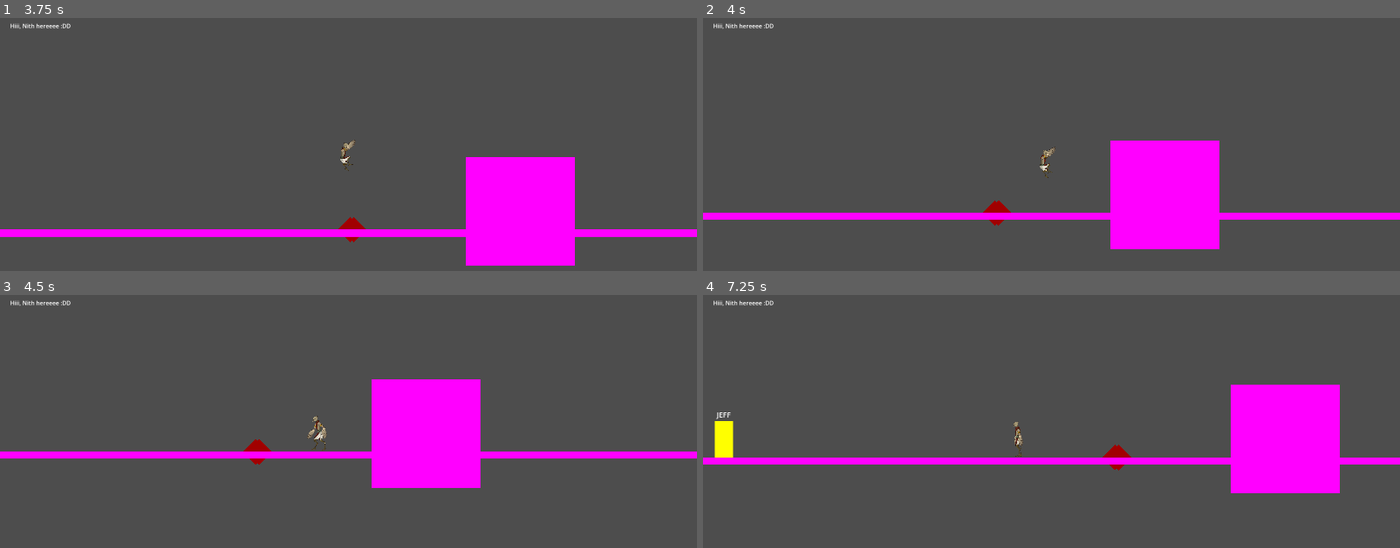
Above: before the commit, frames 1-4 (two rows, left to right).
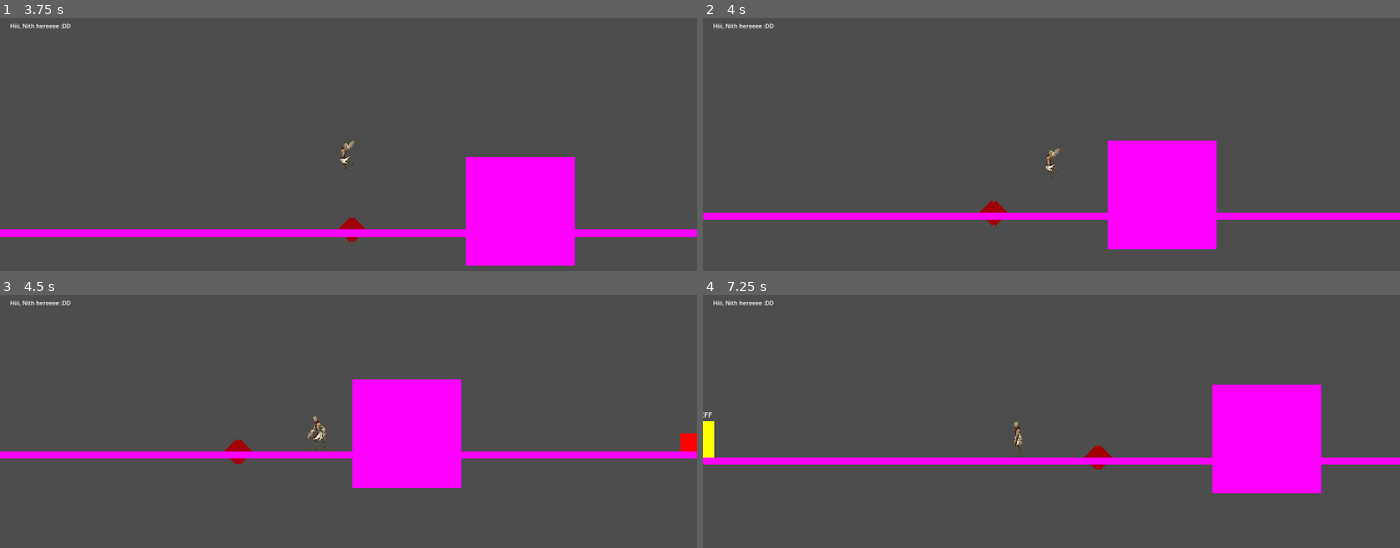
Above: after the commit, the same moments.

Repository: M4przybysz/Kamen-z-serca
Game: Godot game, scene res://src/main/main.tscn
The game is run twice, just before and just after one commit, with the same random seed, the same clock (stepped at 60 frames per second) and the same inputs.
Inputs (mouse positions are in pixels of both pictures, inside the frame that each line leads up to):
- Up to frame 1 (3.75 s): move the mouse to (501, 174) at 0.52 s; hold D (move_right) 0.53-2.03 s; tap Mouse wheel down (change_feather_down) at 0.6 s; tap Space (jump) at 0.77, 1.52, 3.02 s; move the mouse to (209, 212) at 1.27 s; tap Mouse wheel up (change_feather_up) at 1.35 s; move the mouse to (418, 109) at 2.02 s; hold A (move_left) 2.03-2.78 s; tap Middle mouse button (feather_throw) at 2.1 s; move the mouse to (outside the picture) at 2.77 s; hold D (move_right) from 2.78 s (still down); tap Q (shield_use) at 2.85 s; move the mouse to (557, 253) at 3.52 s; tap Shift (slide_and_air_dash) at 3.6 s
- Up to frame 2 (4 s): keep holding D (move_right); tap Space (jump) at 3.77 s
- Up to frame 3 (4.5 s): move the mouse to (139, 411) at 4.27 s; release D (move_right) at 4.28 s; hold A (move_left) from 4.28 s (still down); right-click (139, 411) at 4.35 s
- Up to frame 4 (7.25 s): tap Space (jump) at 4.52, 6.02, 6.77 s; move the mouse to (1086, 472) at 5.02 s; release A (move_left) at 5.03 s; hold D (move_right) 5.03-5.78 s; click (1086, 472) at 5.1 s; move the mouse to (946, 373) at 5.77 s; hold A (move_left) from 5.78 s (still down); tap Mouse wheel down (change_feather_down) at 5.85 s; move the mouse to (1204, 451) at 6.52 s; tap Mouse wheel up (change_feather_up) at 6.6 s

Frame 1 is identical in both runs. In frame 2, 0.6% of the frame differs, in the area x 39-75%, y 48-92%; in frame 3, 2.8%; in frame 4, 3.1%, in the area x 0-92%, y 35-79%.

Commit message:
Added a state machine and base for enemy behaviour

Diff:
--- a/la_creatura_game/src/gameplay/gameplay.tscn
+++ b/la_creatura_game/src/gameplay/gameplay.tscn
@@ -1,7 +1,8 @@
-[gd_scene load_steps=11 format=3 uid="uid://w86chk0k7rbt"]
+[gd_scene load_steps=12 format=3 uid="uid://w86chk0k7rbt"]
 
 [ext_resource type="Script" path="res://src/gameplay/gameplay.gd" id="1_i11ig"]
 [ext_resource type="PackedScene" uid="uid://ctso286u1j6so" path="res://src/player/player.tscn" id="1_m47ch"]
+[ext_resource type="PackedScene" uid="uid://df6sgaa02ae60" path="res://src/templates/characters/enemy_template.tscn" id="2_njelw"]
 [ext_resource type="PackedScene" uid="uid://c4ffy2ihhl0s2" path="res://src/ui/ui.tscn" id="3_2j3cv"]
 [ext_resource type="PackedScene" uid="uid://bcep0b81sj6pl" path="res://src/test_elements/enemy/Spike_test.tscn" id="3_i21sc"]
 [ext_resource type="PackedScene" uid="uid://dtdi70vm2ahdn" path="res://src/menus/death_menu/death_menu.tscn" id="5_r6rdt"]
@@ -21,6 +22,9 @@
 [node name="Gameplay" type="Node2D"]
 process_mode = 1
 script = ExtResource("1_i11ig")
+
+[node name="EnemyTemplate" parent="." instance=ExtResource("2_njelw")]
+position = Vector2(2404, 591)
 
 [node name="Player" parent="." instance=ExtResource("1_m47ch")]
 position = Vector2(500, 400)
--- a/la_creatura_game/src/player/player.tscn
+++ b/la_creatura_game/src/player/player.tscn
@@ -237,7 +237,7 @@
 [node name="Timers" type="Node" parent="."]
 
 [node name="SlideTimer" type="Timer" parent="Timers"]
-wait_time = 0.3
+wait_time = 0.5
 
 [node name="WingAttackTimer" type="Timer" parent="Timers"]
 wait_time = 0.5
--- a/la_creatura_game/src/templates/characters/enemy_template.gd
+++ b/la_creatura_game/src/templates/characters/enemy_template.gd
@@ -3,13 +3,22 @@
 @onready var animated_sprite_2d: AnimatedSprite2D = $AnimatedSprite2D
 @onready var normal_collision: CollisionShape2D = $NormalCollision
 @onready var hurtbox_collision: CollisionShape2D = $Hurtbox/CollisionShape2D
-@onready var timers: Node = $Timers
+@onready var idle_range_collision: CollisionShape2D = $MovementRange/IdleRange/CollisionShape2D
+@onready var combat_range_collision: CollisionShape2D = $MovementRange/CombatRange/CollisionShape2D
+@onready var example_attack_collision: CollisionShape2D = $Attacks/ExampleAttack/CollisionShape2D
+@onready var reset_hp_timer: Timer = $Timers/ResetHPTimer
 
+
+# Movement variables
 @export var movement_speed = 300.0
 @export var jump_velocity = -400.0
+var starting_point: Vector2
+@export var idle_distance: int = 250
+@export var combat_distance: int = 500
 
 # Combat variables
-var hp: int = 3
+@export var max_hp: int = 3
+var hp: int
 var dmg_source_count = 0
 var dmg_taken = 0
 var dmg_dictionary = { # Disctionary used to determine the dmg taken by the player by the name of the enemy's attack
@@ -24,6 +33,17 @@
 var state = "idle"
 var direction = 0
 var last_direction = 1
+var seesPlayer = false
+var playerTooFar = true
+var playerInRange = false
+
+func _ready() -> void:
+	starting_point = global_position
+	idle_range_collision.shape.size.x = idle_distance
+	idle_range_collision.position.x = idle_distance/2 + 35
+	combat_range_collision.shape.size.x = combat_distance
+	combat_range_collision.position.x = combat_distance/2 + 35
+	hp = max_hp
 
 func _physics_process(delta: float) -> void:
 	# Add the gravity.
@@ -31,11 +51,11 @@
 		velocity += get_gravity() * delta
 
 	# Decide what to do
-	state_machine(state)
+	state_machine()
 
 	# Animate enemy
 	flip_h(direction)
-	animate_self(state)
+	animated_sprite_2d.play(state)
 
 	velocity.x = direction * movement_speed
 
@@ -44,17 +64,46 @@
 #########################################
 # State machine handling
 #########################################
-func state_machine(state):
-	pass
+func state_machine():
+	match state:
+		"idle":
+			if seesPlayer:
+				state = "combat"
+			else:
+				state = "idle_movement"
+		"idle_movement":
+			if seesPlayer:
+				state = "combat"
+			else:
+				pass
+		"combat":
+			if !seesPlayer:
+				state = "idle"
+			elif playerTooFar:
+				state = "combat_movement"
+			elif playerInRange:
+				state = "attack"
+		"combat_movement":
+			if playerInRange:
+				state = "combat"
+			else:
+				pass
+		"attack":
+			if playerTooFar:
+				state = "combat"
+			else:
+				pass
+		_:
+			print("undefined state")
 
 #########################################
-# Animation handling
+# Direction change handling
 #########################################
-func animate_self(state):
-	pass
-
 func flip_h(direction):
-	pass
+	if direction > 0:
+		animated_sprite_2d.flip_h = false
+	elif direction < 0:
+		animated_sprite_2d.flip_h = true
 
 #########################################
 # Hitboxes and hurtboxes handling
@@ -75,11 +124,13 @@
 #########################################
 # Timers handling
 #########################################
+func _on_reset_hp_timer_timeout() -> void:
+	hp = max_hp
 
 #########################################
 # Combat handling
 #########################################
-func decrease_hp(value: int):
+func decrease_hp(value: int) -> void:
 	if hp - value > 0:
 		hp -= value
 	else:
@@ -87,3 +138,15 @@
 	if hp <= 0:
 		# Delete enemy
 		pass
+
+func attack() -> void:
+	pass
+
+func checkDistanceTooPlayer() -> void:
+	pass
+
+func _on_idle_range_area_entered(area: Area2D) -> void:
+	pass # Replace with function body.
+
+func _on_combat_range_area_exited(area: Area2D) -> void:
+	pass # Replace with function body.
--- a/la_creatura_game/src/templates/characters/enemy_template.tscn
+++ b/la_creatura_game/src/templates/characters/enemy_template.tscn
@@ -1,12 +1,21 @@
-[gd_scene load_steps=5 format=3 uid="uid://df6sgaa02ae60"]
+[gd_scene load_steps=8 format=3 uid="uid://df6sgaa02ae60"]
 
 [ext_resource type="Script" path="res://src/templates/characters/enemy_template.gd" id="1_n7tus"]
+
+[sub_resource type="RectangleShape2D" id="RectangleShape2D_8b82t"]
+size = Vector2(20, 50)
+
+[sub_resource type="RectangleShape2D" id="RectangleShape2D_y1al6"]
+size = Vector2(20, 50)
 
 [sub_resource type="RectangleShape2D" id="RectangleShape2D_dfvyj"]
 size = Vector2(70, 50)
 
 [sub_resource type="RectangleShape2D" id="RectangleShape2D_bl10x"]
 size = Vector2(70, 50)
+
+[sub_resource type="RectangleShape2D" id="RectangleShape2D_li7yr"]
+size = Vector2(90, 50)
 
 [sub_resource type="SpriteFrames" id="SpriteFrames_mbqbr"]
 animations = [{
@@ -21,10 +30,22 @@
 
 [node name="Timers" type="Node" parent="."]
 
-[node name="ColorRect" type="ColorRect" parent="."]
-offset_right = 70.0
-offset_bottom = 50.0
-color = Color(1, 0, 0, 1)
+[node name="ResetHPTimer" type="Timer" parent="Timers"]
+wait_time = 10.0
+
+[node name="MovementRange" type="Node2D" parent="."]
+
+[node name="IdleRange" type="Area2D" parent="MovementRange"]
+
+[node name="CollisionShape2D" type="CollisionShape2D" parent="MovementRange/IdleRange"]
+position = Vector2(0, 25)
+shape = SubResource("RectangleShape2D_8b82t")
+
+[node name="CombatRange" type="Area2D" parent="MovementRange"]
+
+[node name="CollisionShape2D" type="CollisionShape2D" parent="MovementRange/CombatRange"]
+position = Vector2(0, 25)
+shape = SubResource("RectangleShape2D_y1al6")
 
 [node name="NormalCollision" type="CollisionShape2D" parent="."]
 position = Vector2(35, 25)
@@ -36,7 +57,32 @@
 position = Vector2(35, 25)
 shape = SubResource("RectangleShape2D_bl10x")
 
+[node name="Attacks" type="Node2D" parent="."]
+
+[node name="ExampleAttack" type="Area2D" parent="Attacks"]
+
+[node name="CollisionShape2D" type="CollisionShape2D" parent="Attacks/ExampleAttack"]
+position = Vector2(45, 25)
+shape = SubResource("RectangleShape2D_li7yr")
+
+[node name="ColorRect" type="ColorRect" parent="Attacks/ExampleAttack"]
+offset_left = 70.0
+offset_right = 90.0
+offset_bottom = 50.0
+color = Color(0, 1, 1, 1)
+
+[node name="ColorRect" type="ColorRect" parent="."]
+offset_right = 70.0
+offset_bottom = 50.0
+color = Color(1, 0, 0, 1)
+
 [node name="AnimatedSprite2D" type="AnimatedSprite2D" parent="."]
 sprite_frames = SubResource("SpriteFrames_mbqbr")
 animation = &"idle"
 autoplay = "idle"
+
+[connection signal="timeout" from="Timers/ResetHPTimer" to="." method="_on_reset_hp_timer_timeout"]
+[connection signal="area_entered" from="MovementRange/IdleRange" to="." method="_on_idle_range_area_entered"]
+[connection signal="area_exited" from="MovementRange/CombatRange" to="." method="_on_combat_range_area_exited"]
+[connection signal="area_entered" from="Hurtbox" to="." method="_on_hurtbox_area_entered"]
+[connection signal="area_exited" from="Hurtbox" to="." method="_on_hurtbox_area_exited"]
